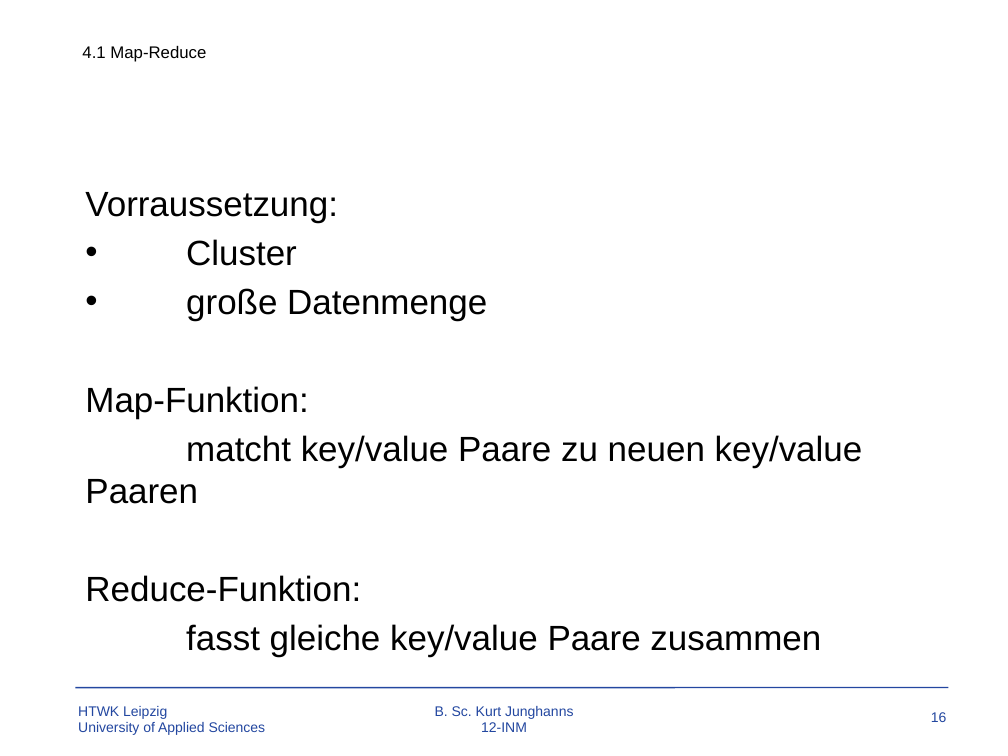
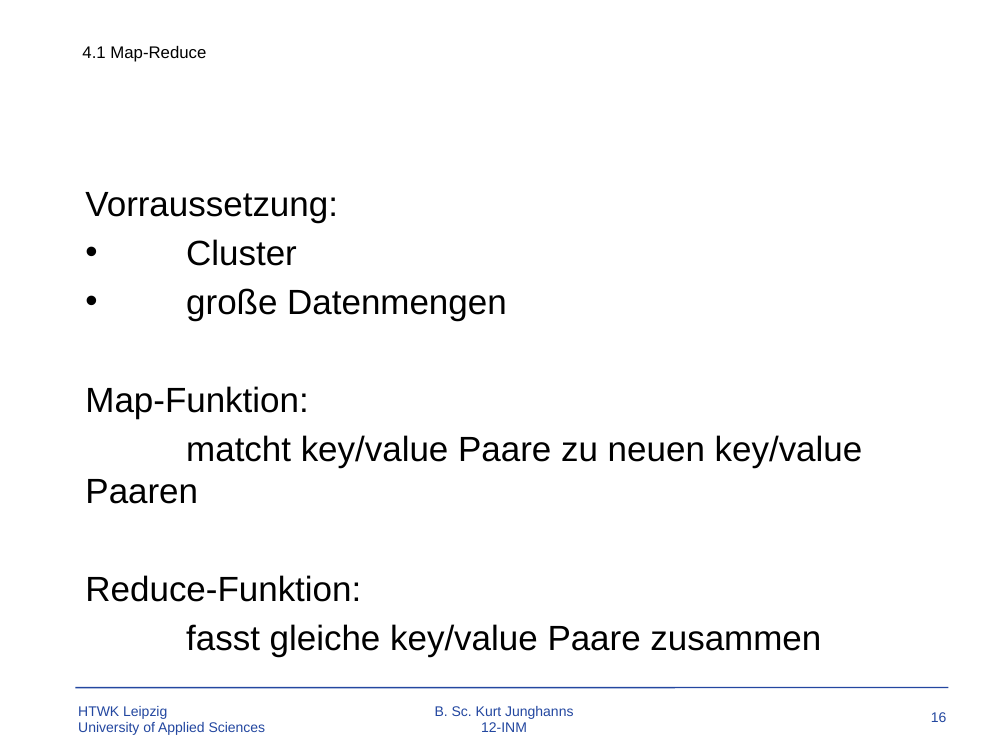
Before and after one commit to TBoonX/OS-Datenbanken, a slide deck: slide 16 of Praesentation.pptx. Drawn at 1008x756 pixels with LibreOffice and Linux fonts; fonts in the diff are those of the drawing; background and template pictures are left out. Boxes give left, top, right and bottom in pixels: in the first picture for what was removed or moved away, otherwise in the second. Text is boxed around its words. In the diff, an @@ line names an element or a change of style, - is before the commit and + after.

```diff
--- a/Praesentation.pptx
+++ b/Praesentation.pptx
@@ text at (186,288,507,321): text changed @@
-• große Datenmenge
+• große Datenmengen
```
Also in this commit, not shown: 6 other slides changed, 1 slide added, 1 other file.
